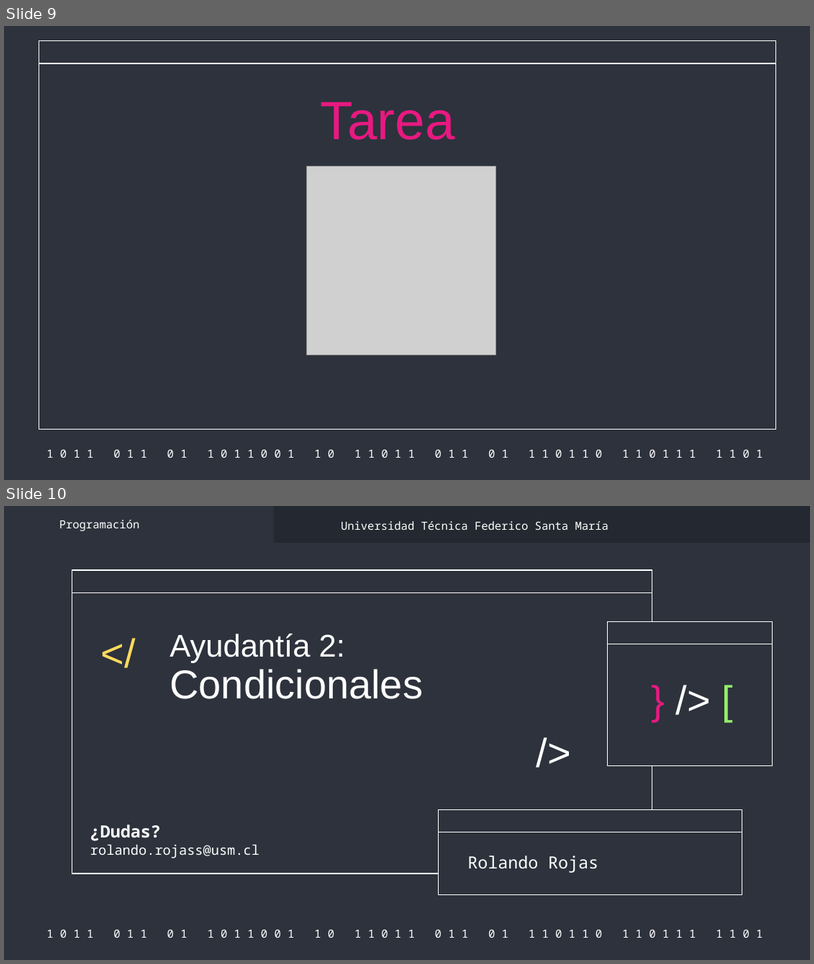
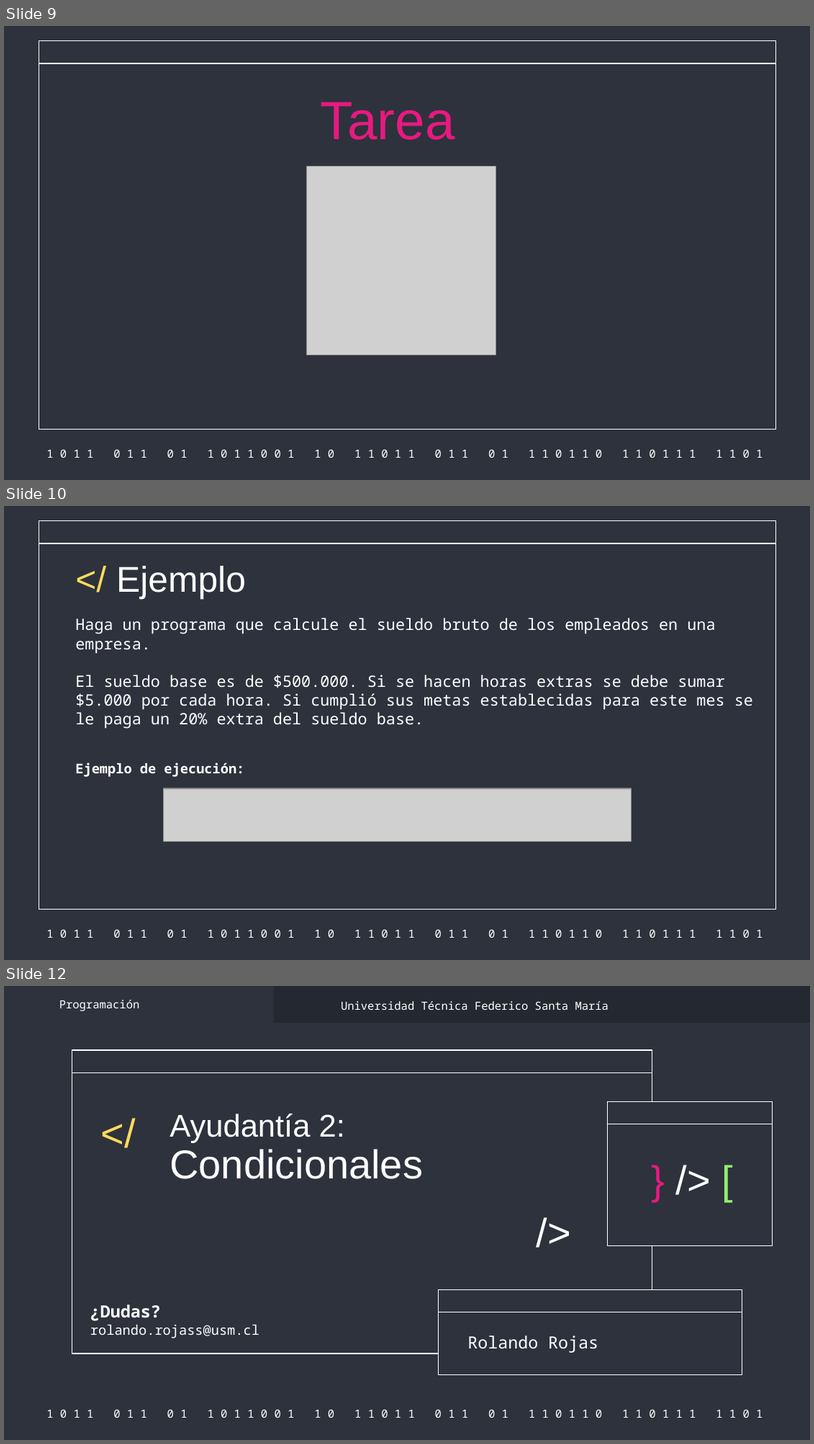
Before and after one commit to re-rojas/Programming-resources, a slide deck: Source ppts/2 Condicionales.pptx. Shown one above the other, each under a label of ours: slides 9 and 10 before the commit, slides 9, 10 and 12 after it; the slides between them are not shown. The pictures are 814x964 and 814x1444 pixels, drawn with LibreOffice and Linux fonts; fonts in the diff are those of the drawing; grey boxes stand for pictures. Boxes give left, top, right and bottom in pixels: in the first picture for what was removed or moved away, otherwise in the second. Text is boxed around its words. In the diff, an @@ line names an element or a change of style, - is before the commit and + after.

```diff
--- a/Source ppts/2 Condicionales.pptx
+++ b/Source ppts/2 Condicionales.pptx
@@ slide 10 added at [4,506,810,960], background #2D323C; not listed: 3 template elements that a slide beside it also shows @@
@@ title added at [116,566,246,599], 32 pt, text #FFFFFF @@
+</ Ejemplo
@@ text added at [75,618,754,777], 14 pt, text #FFFFFF @@
+Haga un programa que calcule el sueldo bruto de los empleados en una empresa.
+El sueldo base es de $500.000. Si se hacen horas extras se debe sumar $5.000 por cada hora. Si cumplió sus metas establecidas para este mes se le paga un 20% extra del sueldo base.
+Ejemplo de ejecución:
@@ picture added at [164,788,631,842] @@
@@ what was slide 10 is now slide 12 @@
```
Also in this commit, not shown: 1 other slide added, 5 other files.
